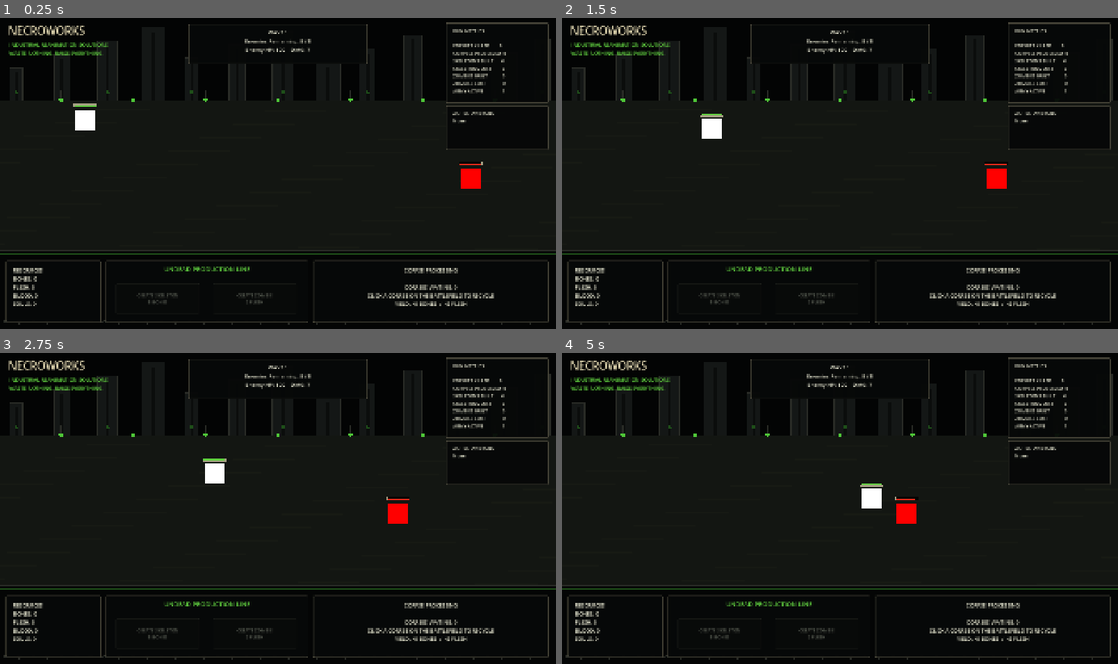
Above: before the commit, frames 1-4 (two rows, left to right).
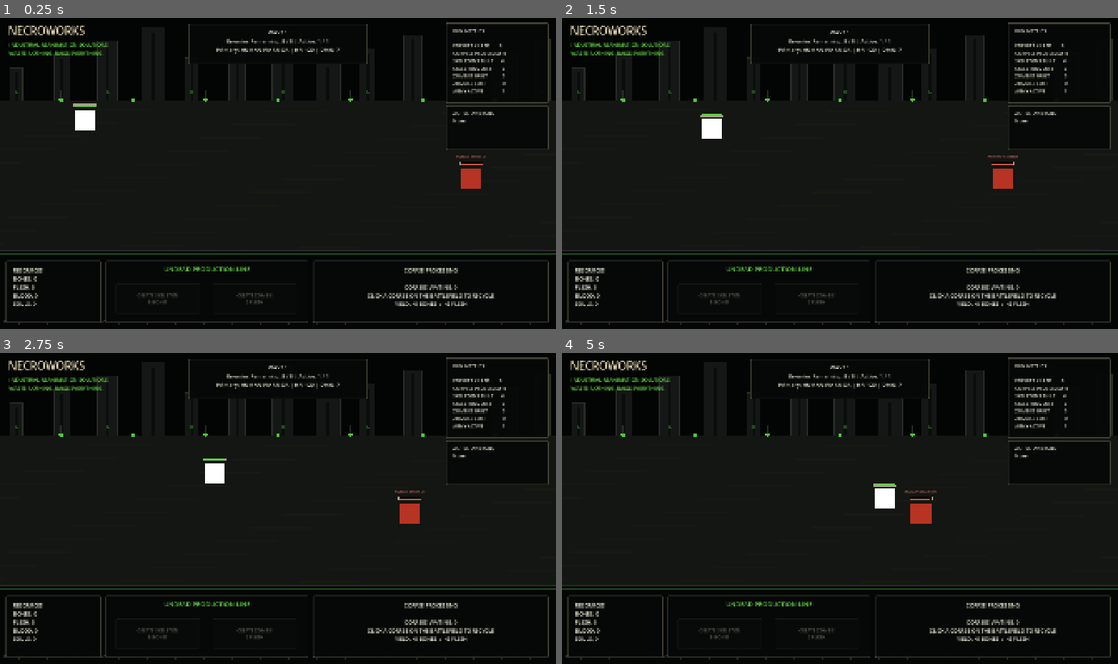
Above: after the commit, the same moments.

Repository: luizfelippe-dev/NecroWorks
Game: Godot game, scene res://main.tscn
The game is run twice, just before and just after one commit, with the same random seed, the same clock (stepped at 60 frames per second) and the same inputs.
Inputs:
- Up to frame 1 (0.25 s): no input
- Up to frame 2 (1.5 s): tap A at 0.5, 1.25 s
- Up to frame 3 (2.75 s): tap A at 2 s
- Up to frame 4 (5 s): tap A at 2.75, 3.5, 4.25 s

The runs differ from the first frame. In frame 1, 0.6% of the frame differs, in the area x 38-88%, y 6-55%; in frame 2, 0.7%; in frame 3, 0.8%; in frame 4, 1.2%, in the area x 38-68%, y 6-55%.

Commit message:
feat: add scalable living enemy squads
Track simultaneous enemies with independent combat stats and health bars. Introduce Human Warrior, Mage, and Elf archetypes through a staged wave rotation while preserving the single Foreman boss encounter. Document the new difficulty curve, architecture, enemy direction, and deferred lore pillars.

Diff:
--- a/main.gd
+++ b/main.gd
@@ -30,6 +30,12 @@
 const UNIT_HEALTH_BAR_SCRIPT: Script = preload(
 	"res://scripts/ui/unit_health_bar.gd"
 )
+const ENEMY_WAVE_POLICY: Script = preload(
+	"res://scripts/game/enemy_wave_policy.gd"
+)
+const ENEMY_ARCHETYPE_CATALOG: Script = preload(
+	"res://scripts/game/enemy_archetype_catalog.gd"
+)
 
 
 # =========================================================
@@ -184,15 +190,18 @@
 	attacking_zombie: Node2D
 ) -> void:
 
-	if not is_instance_valid(enemy):
-		return
-
-
-	enemy_hp -= zombie_damage
-	update_unit_health_bar(
-		enemy,
-		enemy_hp,
-		enemy_max_hp
+	var target_enemy: Node2D = get_closest_enemy_to_unit(
+		attacking_zombie
+	)
+
+
+	if target_enemy == null:
+		return
+
+
+	var remaining_hp: int = apply_damage_to_enemy(
+		target_enemy,
+		zombie_damage
 	)
 
 
@@ -225,10 +234,14 @@
 
 	print(
 		"ZOMBIE ATACOU! | Enemy HP: ",
-		enemy_hp,
+		remaining_hp,
 		" | Zombies vivos: ",
 		zombies.size()
 	)
+
+
+	if remaining_hp <= 0:
+		kill_enemy(target_enemy)
 
 
 func kill_zombie(
@@ -365,6 +378,16 @@
 # =========================================================
 
 var enemy: Node2D = null
+var enemies: Array[Node2D] = []
+var enemy_hps: Dictionary = {}
+var enemy_max_hps: Dictionary = {}
+var enemy_damages: Dictionary = {}
+var enemy_speeds: Dictionary = {}
+var enemy_attack_cooldowns: Dictionary = {}
+var enemy_attack_ranges: Dictionary = {}
+var enemy_attack_timers: Dictionary = {}
+var enemy_lane_offsets: Dictionary = {}
+var enemy_types: Dictionary = {}
 
 const ENEMY_SPAWN_POSITION: Vector2 = Vector2(
 	1650.0,
@@ -423,6 +446,8 @@
 
 var enemies_total_this_wave: int = 0
 var enemies_defeated_this_wave: int = 0
+var enemies_spawned_this_wave: int = 0
+var enemy_refill_scheduled: bool = false
 
 var wave_in_progress: bool = false
 var wave_transition_in_progress: bool = false
@@ -735,7 +760,11 @@
 		return
 
 
-	if not is_instance_valid(enemy):
+	cleanup_invalid_enemies()
+	refresh_primary_enemy()
+
+
+	if enemies.is_empty():
 		return
 
 
@@ -746,12 +775,6 @@
 	# =====================================================
 	# COOLDOWNS
 	# =====================================================
-
-	enemy_attack_timer = maxf(
-		enemy_attack_timer - delta,
-		0.0
-	)
-
 
 	if boss_active:
 
@@ -824,57 +847,79 @@
 
 
 	# =====================================================
-	# ENEMY PERSEGUE O UNDEAD MAIS PRÓXIMO
+	# GRUPO DE ENEMIES PERSEGUE A FORMAÇÃO
 	# =====================================================
 
-	var closest_undead: Node2D = (
-		get_closest_undead_to_enemy()
-	)
-
-
-	if closest_undead == null:
-		return
-
-
-	var distance_to_undead: float = absf(
-		enemy.position.x
-		- closest_undead.position.x
-	)
-
-
-	enemy.position.y = ENEMY_LANE_Y
-
-
-	if distance_to_undead > enemy_attack_range:
-
-		var next_enemy_x: float = move_toward(
-			enemy.position.x,
-			closest_undead.position.x,
-			enemy_speed * delta
-		)
-
-
-		next_enemy_x = clampf(
-			next_enemy_x,
-			ENEMY_MIN_X,
-			ENEMY_MAX_X
-		)
-
-
-		enemy.position.x = next_enemy_x
-
-	else:
-
-		if enemy_attack_timer <= 0.0:
+	for current_enemy: Node2D in enemies.duplicate():
+
+		if not is_instance_valid(current_enemy):
+			continue
+
+
+		var closest_undead: Node2D = (
+			get_closest_undead_to_enemy(current_enemy)
+		)
+
+
+		if closest_undead == null:
+			continue
+
+
+		var current_attack_timer: float = float(
+			enemy_attack_timers.get(current_enemy, 0.0)
+		)
+		current_attack_timer = maxf(
+			current_attack_timer - delta,
+			0.0
+		)
+		enemy_attack_timers[current_enemy] = current_attack_timer
+
+
+		var lane_offset: float = float(
+			enemy_lane_offsets.get(current_enemy, 0.0)
+		)
+		current_enemy.position.y = ENEMY_LANE_Y + lane_offset
+		var current_attack_range: float = float(
+			enemy_attack_ranges.get(current_enemy, enemy_attack_range)
+		)
+		var current_speed: float = float(
+			enemy_speeds.get(current_enemy, enemy_speed)
+		)
+
+
+		var distance_to_undead: float = absf(
+			current_enemy.position.x
+			- closest_undead.position.x
+		)
+
+
+		if distance_to_undead > current_attack_range:
+
+			var next_enemy_x: float = move_toward(
+				current_enemy.position.x,
+				closest_undead.position.x,
+				current_speed * delta
+			)
+			current_enemy.position.x = clampf(
+				next_enemy_x,
+				ENEMY_MIN_X,
+				ENEMY_MAX_X
+			)
+
+		elif current_attack_timer <= 0.0:
 
 			damage_undead(
 				closest_undead,
-				enemy_damage,
-				"ENEMY"
-			)
-
-			enemy_attack_timer = (
-				enemy_attack_cooldown
+				int(enemy_damages.get(current_enemy, enemy_damage)),
+				str(enemy_types.get(current_enemy, "ENEMY")).to_upper()
+			)
+			enemy_attack_timers[current_enemy] = (
+				float(
+					enemy_attack_cooldowns.get(
+						current_enemy,
+						enemy_attack_cooldown
+					)
+				)
 			)
 
 
@@ -945,13 +990,6 @@
 				)
 
 
-				if enemy_hp <= 0:
-
-					kill_enemy()
-
-					return
-
-
 	# =====================================================
 	# ZOMBIE COMBAT
 	# =====================================================
@@ -1015,13 +1053,6 @@
 				)
 
 
-				if enemy_hp <= 0:
-
-					kill_enemy()
-
-					return
-
-
 # =========================================================
 # WAVES
 # =========================================================
@@ -1040,6 +1071,18 @@
 	)
 
 	enemies_defeated_this_wave = 0
+	enemies_spawned_this_wave = 0
+	enemy_refill_scheduled = false
+	enemies.clear()
+	enemy_hps.clear()
+	enemy_max_hps.clear()
+	enemy_damages.clear()
+	enemy_speeds.clear()
+	enemy_attack_cooldowns.clear()
+	enemy_attack_ranges.clear()
+	enemy_attack_timers.clear()
+	enemy_lane_offsets.clear()
+	enemy_types.clear()
 
 	boss_active = is_boss_wave(
 		current_wave
@@ -1089,9 +1132,9 @@
 	)
 
 	print(
-		"Enemy HP: ",
+		"Base Enemy HP: ",
 		enemy_max_hp,
-		" | Damage: ",
+		" | Base Damage: ",
 		enemy_damage
 	)
 
@@ -1100,27 +1143,9 @@
 
 	if is_instance_valid(existing_enemy):
 
-		enemy = existing_enemy
-
-		enemy.position = (
-			ENEMY_SPAWN_POSITION
-		)
-
-		enemy_hp = enemy_max_hp
-
-		enemy_attack_timer = 0.0
-
-		ensure_unit_visual(
-			enemy,
-			get_current_enemy_color()
-		)
-
-		update_current_enemy_visual_size()
-		ensure_enemy_health_bar()
-
-	else:
-
-		spawn_enemy()
+		register_enemy(existing_enemy)
+
+	fill_enemy_group()
 
 
 	update_wave_ui()
@@ -1239,6 +1264,292 @@
 
 
 	return remaining
+
+
+func get_max_simultaneous_enemies() -> int:
+
+	return int(
+		ENEMY_WAVE_POLICY.get_max_simultaneous_enemies(
+			current_wave,
+			BOSS_WAVE
+		)
+	)
+
+
+func cleanup_invalid_enemies() -> void:
+
+	var valid_enemies: Array[Node2D] = []
+
+
+	for current_enemy: Node2D in enemies:
+
+		if is_instance_valid(current_enemy):
+			valid_enemies.append(current_enemy)
+			continue
+
+
+		enemy_hps.erase(current_enemy)
+		enemy_max_hps.erase(current_enemy)
+		enemy_damages.erase(current_enemy)
+		enemy_speeds.erase(current_enemy)
+		enemy_attack_cooldowns.erase(current_enemy)
+		enemy_attack_ranges.erase(current_enemy)
+		enemy_attack_timers.erase(current_enemy)
+		enemy_lane_offsets.erase(current_enemy)
+		enemy_types.erase(current_enemy)
+
+
+	enemies = valid_enemies
+
+
+func refresh_primary_enemy() -> void:
+
+	if is_instance_valid(enemy) and enemies.has(enemy):
+		enemy_hp = int(enemy_hps.get(enemy, enemy_hp))
+		enemy_attack_timer = float(
+			enemy_attack_timers.get(enemy, 0.0)
+		)
+		return
+
+
+	enemy = null
+	var closest_x: float = INF
+
+
+	for current_enemy: Node2D in enemies:
+
+		if not is_instance_valid(current_enemy):
+			continue
+
+
+		if current_enemy.position.x < closest_x:
+			closest_x = current_enemy.position.x
+			enemy = current_enemy
+
+
+	if is_instance_valid(enemy):
+		enemy_hp = int(enemy_hps.get(enemy, enemy_max_hp))
+		enemy_attack_timer = float(
+			enemy_attack_timers.get(enemy, 0.0)
+		)
+
+
+func get_closest_enemy_to_unit(
+	unit: Node2D
+) -> Node2D:
+
+	if not is_instance_valid(unit):
+		return null
+
+
+	var closest_enemy: Node2D = null
+	var closest_distance: float = INF
+
+
+	for current_enemy: Node2D in enemies:
+
+		if not is_instance_valid(current_enemy):
+			continue
+
+
+		var distance: float = unit.position.distance_squared_to(
+			current_enemy.position
+		)
+
+
+		if distance < closest_distance:
+			closest_distance = distance
+			closest_enemy = current_enemy
+
+
+	return closest_enemy
+
+
+func apply_damage_to_enemy(
+	target_enemy: Node2D,
+	damage_amount: int
+) -> int:
+
+	if not is_instance_valid(target_enemy):
+		return 0
+
+
+	if not enemy_hps.has(target_enemy):
+		return 0
+
+
+	var remaining_hp: int = int(enemy_hps[target_enemy])
+	remaining_hp -= damage_amount
+	enemy_hps[target_enemy] = remaining_hp
+
+
+	if target_enemy == enemy:
+		enemy_hp = remaining_hp
+
+
+	update_unit_health_bar(
+		target_enemy,
+		remaining_hp,
+		int(enemy_max_hps.get(target_enemy, enemy_max_hp))
+	)
+
+
+	return remaining_hp
+
+
+func get_free_enemy_lane_offset() -> float:
+
+	var lane_options: Array[float] = [
+		0.0,
+		-100.0,
+		100.0,
+		-200.0,
+		200.0
+	]
+
+
+	for lane_offset: float in lane_options:
+
+		if not enemy_lane_offsets.values().has(lane_offset):
+			return lane_offset
+
+
+	return 0.0
+
+
+func register_enemy(new_enemy: Node2D) -> void:
+
+	if not is_instance_valid(new_enemy):
+		return
+
+
+	if enemies.has(new_enemy):
+		return
+
+
+	var lane_offset: float = get_free_enemy_lane_offset()
+	var archetype: Dictionary = ENEMY_ARCHETYPE_CATALOG.get_archetype(
+		current_wave,
+		enemies_spawned_this_wave,
+		BOSS_WAVE
+	)
+	var archetype_id: String = str(archetype.get("id", "human_warrior"))
+	var display_name: String = str(
+		archetype.get("display_name", "HUMAN WARRIOR")
+	)
+	var maximum_hp: int = maxi(
+		1,
+		int(
+			round(
+				float(enemy_max_hp)
+				* float(archetype.get("hp_multiplier", 1.0))
+			)
+		)
+	)
+	var attack_damage: int = maxi(
+		1,
+		int(
+			round(
+				float(enemy_damage)
+				* float(archetype.get("damage_multiplier", 1.0))
+			)
+		)
+	)
+	var movement_speed: float = (
+		enemy_speed
+		* float(archetype.get("speed_multiplier", 1.0))
+	)
+	var visual_color: Color = archetype.get(
+		"color",
+		get_current_enemy_color()
+	) as Color
+
+
+	if is_elite_wave(current_wave):
+		visual_color = visual_color.lerp(
+			ELITE_ENEMY_COLOR,
+			0.45
+		)
+
+
+	new_enemy.position = Vector2(
+		ENEMY_SPAWN_POSITION.x,
+		ENEMY_LANE_Y + lane_offset
+	)
+	ensure_unit_visual(
+		new_enemy,
+		visual_color
+	)
+
+
+	enemies.append(new_enemy)
+	enemy_hps[new_enemy] = maximum_hp
+	enemy_max_hps[new_enemy] = maximum_hp
+	enemy_damages[new_enemy] = attack_damage
+	enemy_speeds[new_enemy] = movement_speed
+	enemy_attack_cooldowns[new_enemy] = float(
+		archetype.get("cooldown", enemy_attack_cooldown)
+	)
+	enemy_attack_ranges[new_enemy] = float(
+		archetype.get("attack_range", enemy_attack_range)
+	)
+	enemy_attack_timers[new_enemy] = 0.0
+	enemy_lane_offsets[new_enemy] = lane_offset
+	enemy_types[new_enemy] = archetype_id
+	enemies_spawned_this_wave += 1
+
+
+	if not is_instance_valid(enemy):
+		enemy = new_enemy
+
+
+	update_current_enemy_visual_size(new_enemy)
+	ensure_enemy_health_bar(new_enemy)
+	ensure_enemy_identity_label(
+		new_enemy,
+		display_name,
+		visual_color
+	)
+	refresh_primary_enemy()
+
+
+func fill_enemy_group() -> void:
+
+	cleanup_invalid_enemies()
+
+
+	while (
+		wave_in_progress
+		and enemies.size() < get_max_simultaneous_enemies()
+		and enemies_spawned_this_wave < enemies_total_this_wave
+	):
+
+		spawn_enemy()
+
+
+	update_wave_ui()
+	update_debug_ui()
+
+
+func schedule_enemy_refill() -> void:
+
+	if enemy_refill_scheduled:
+		return
+
+
+	enemy_refill_scheduled = true
+
+
+	await get_tree().create_timer(
+		enemy_spawn_delay
+	).timeout
+
+
+	enemy_refill_scheduled = false
+
+
+	if wave_in_progress:
+		fill_enemy_group()
 
 
 # =========================================================
@@ -1530,9 +1841,11 @@
 	return units
 
 
-func get_closest_undead_to_enemy() -> Node2D:
-
-	if not is_instance_valid(enemy):
+func get_closest_undead_to_enemy(
+	source_enemy: Node2D = enemy
+) -> Node2D:
+
+	if not is_instance_valid(source_enemy):
 		return null
 
 
@@ -1544,7 +1857,7 @@
 	for current_undead: Node2D in get_all_undead_units():
 
 		var horizontal_distance: float = absf(
-			enemy.position.x
+			source_enemy.position.x
 			- current_undead.position.x
 		)
 
@@ -1694,11 +2007,19 @@
 	attacking_skeleton: Node2D
 ) -> void:
 
-	if not is_instance_valid(enemy):
-		return
-
-
-	enemy_hp -= skeleton_damage
+	var target_enemy: Node2D = get_closest_enemy_to_unit(
+		attacking_skeleton
+	)
+
+
+	if target_enemy == null:
+		return
+
+
+	var remaining_hp: int = apply_damage_to_enemy(
+		target_enemy,
+		skeleton_damage
+	)
 
 
 	var double_strike_triggered: bool = false
@@ -1708,21 +2029,17 @@
 		has_synergy(
 			SYNERGY_OVERCLOCKED_OSSUARY
 		)
-		and enemy_hp > 0
+		and remaining_hp > 0
 		and randf()
 		< OVERCLOCK_DOUBLE_STRIKE_CHANCE
 	):
 
-		enemy_hp -= skeleton_damage
+		remaining_hp = apply_damage_to_enemy(
+			target_enemy,
+			skeleton_damage
+		)
 
 		double_strike_triggered = true
-
-
-	update_unit_health_bar(
-		enemy,
-		enemy_hp,
-		enemy_max_hp
-	)
 
 
 	skeleton_attack_timers[
@@ -1732,7 +2049,7 @@
 
 	print(
 		"SKELETON ATACOU! | Enemy HP: ",
-		enemy_hp,
+		remaining_hp,
 		" | Skeletons vivos: ",
 		skeletons.size()
 	)
@@ -1745,6 +2062,10 @@
 			skeleton_damage,
 			" damage."
 		)
+
+
+	if remaining_hp <= 0:
+		kill_enemy(target_enemy)
 
 
 # =========================================================
@@ -1856,6 +2177,7 @@
 			and final_service_damage > 0
 			and is_instance_valid(enemy)
 		):
+			var second_shift_target: Node2D = enemy
 
 			var second_shift_damage: int = int(
 				round(
@@ -1870,11 +2192,9 @@
 				second_shift_damage = 1
 
 
-			enemy_hp -= second_shift_damage
-			update_unit_health_bar(
-				enemy,
-				enemy_hp,
-				enemy_max_hp
+			var remaining_enemy_hp: int = apply_damage_to_enemy(
+				second_shift_target,
+				second_shift_damage
 			)
 
 
@@ -1882,17 +2202,17 @@
 				"SECOND SHIFT! O Skeleton reviveu e ainda causou ",
 				second_shift_damage,
 				" damage. | Enemy HP: ",
-				enemy_hp
-			)
-
-
-			if enemy_hp <= 0:
+				remaining_enemy_hp
+			)
+
+
+			if remaining_enemy_hp <= 0:
 
 				print(
 					"SECOND SHIFT MATOU O ENEMY!"
 				)
 
-				kill_enemy()
+				kill_enemy(second_shift_target)
 
 
 		update_bones_ui()
@@ -1914,18 +2234,18 @@
 	# -----------------------------------------------------
 
 	var final_service_killed_enemy: bool = false
+	var final_service_target: Node2D = null
 
 
 	if (
 		final_service_damage > 0
 		and is_instance_valid(enemy)
 	):
-
-		enemy_hp -= final_service_damage
-		update_unit_health_bar(
-			enemy,
-			enemy_hp,
-			enemy_max_hp
+		final_service_target = enemy
+
+		var remaining_enemy_hp: int = apply_damage_to_enemy(
+			final_service_target,
+			final_service_damage
 		)
 
 
@@ -1933,11 +2253,11 @@
 			"FINAL SERVICE! ",
 			final_service_damage,
 			" de dano. | Enemy HP: ",
-			enemy_hp
-		)
-
-
-		if enemy_hp <= 0:
+			remaining_enemy_hp
+		)
+
+
+		if remaining_enemy_hp <= 0:
 			final_service_killed_enemy = true
 
 
@@ -2015,16 +2335,20 @@
 			"FINAL SERVICE MATOU O ENEMY!"
 		)
 
-		kill_enemy()
+		kill_enemy(final_service_target)
 
 
 # =========================================================
 # MATAR ENEMY / PROGREDIR WAVE
 # =========================================================
 
-func kill_enemy() -> void:
-
-	if not is_instance_valid(enemy):
+func kill_enemy(target_enemy: Node2D = enemy) -> void:
+
+	if not is_instance_valid(target_enemy):
+		return
+
+
+	if not enemies.has(target_enemy):
 		return
 
 
@@ -2048,7 +2372,7 @@
 		print("")
 
 
-	var dead_enemy: Node2D = enemy
+	var dead_enemy: Node2D = target_enemy
 
 
 	var death_position: Vector2 = (
@@ -2056,7 +2380,20 @@
 	)
 
 
-	enemy = null
+	enemies.erase(dead_enemy)
+	enemy_hps.erase(dead_enemy)
+	enemy_max_hps.erase(dead_enemy)
+	enemy_damages.erase(dead_enemy)
+	enemy_speeds.erase(dead_enemy)
+	enemy_attack_cooldowns.erase(dead_enemy)
+	enemy_attack_ranges.erase(dead_enemy)
+	enemy_attack_timers.erase(dead_enemy)
+	enemy_lane_offsets.erase(dead_enemy)
+	enemy_types.erase(dead_enemy)
+
+
+	if dead_enemy == enemy:
+		enemy = null
 
 
 	if defeated_boss:
@@ -2070,6 +2407,7 @@
 
 
 	dead_enemy.queue_free()
+	refresh_primary_enemy()
 
 
 	enemies_defeated_this_wave += 1
@@ -2137,27 +2475,17 @@
 
 
 	# =====================================================
-	# PRÓXIMO ENEMY DA MESMA WAVE
+	# REPÕE O GRUPO ATIVO DA MESMA WAVE
 	# =====================================================
 
 	print(
-		"PRÓXIMO INIMIGO EM ",
+		"REFORÇO INIMIGO EM ",
 		enemy_spawn_delay,
 		" SEGUNDOS..."
 	)
 
 
-	await get_tree().create_timer(
-		enemy_spawn_delay
-	).timeout
-
-
-	if (
-		wave_in_progress
-		and not is_instance_valid(enemy)
-	):
-
-		spawn_enemy()
+	schedule_enemy_refill()
 
 
 # =========================================================
@@ -2170,7 +2498,14 @@
 		return
 
 
-	if is_instance_valid(enemy):
+	cleanup_invalid_enemies()
+
+
+	if enemies.size() >= get_max_simultaneous_enemies():
+		return
+
+
+	if enemies_spawned_this_wave >= enemies_total_this_wave:
 		return
 
 
@@ -2200,25 +2535,7 @@
 	)
 
 
-	new_enemy.position = (
-		ENEMY_SPAWN_POSITION
-	)
-
-
-	ensure_unit_visual(
-		new_enemy,
-		get_current_enemy_color()
-	)
-
-
-	enemy = new_enemy
-
-	update_current_enemy_visual_size()
-
-	enemy_hp = enemy_max_hp
-	ensure_enemy_health_bar()
-
-	enemy_attack_timer = 0.0
+	register_enemy(new_enemy)
 
 
 	print(
@@ -2228,10 +2545,12 @@
 	print(
 		"Wave: ",
 		current_wave,
+		" | Type: ",
+		str(enemy_types.get(new_enemy, "enemy")),
 		" | Enemy HP: ",
-		enemy_hp,
+		int(enemy_max_hps.get(new_enemy, enemy_max_hp)),
 		" | Damage: ",
-		enemy_damage
+		int(enemy_damages.get(new_enemy, enemy_damage))
 	)
 
 
@@ -2243,14 +2562,16 @@
 # BOSS
 # =========================================================
 
-func update_current_enemy_visual_size() -> void:
-
-	if not is_instance_valid(enemy):
+func update_current_enemy_visual_size(
+	target_enemy: Node2D = enemy
+) -> void:
+
+	if not is_instance_valid(target_enemy):
 		return
 
 
 	var visual_node: Node = (
-		enemy.get_node_or_null(
+		target_enemy.get_node_or_null(
 			"DebugVisual"
 		)
 	)
@@ -2851,14 +3172,23 @@
 	)
 
 
-func ensure_enemy_health_bar() -> void:
-
-	if not is_instance_valid(enemy):
+func ensure_enemy_health_bar(
+	target_enemy: Node2D = enemy
+) -> void:
+
+	if not is_instance_valid(target_enemy):
 		return
 
 
 	var visual_size: float = UNIT_SIZE
 	var fill_color: Color = Color(0.88, 0.16, 0.10, 1.0)
+	var enemy_visual: Polygon2D = target_enemy.get_node_or_null(
+		"DebugVisual"
+	) as Polygon2D
+
+
+	if enemy_visual != null:
+		fill_color = enemy_visual.color.lightened(0.18)
 
 
 	if boss_active:
@@ -2867,12 +3197,51 @@
 
 
 	ensure_unit_health_bar(
-		enemy,
-		enemy_max_hp,
-		enemy_hp,
+		target_enemy,
+		int(enemy_max_hps.get(target_enemy, enemy_max_hp)),
+		int(enemy_hps.get(target_enemy, enemy_max_hp)),
 		fill_color,
 		visual_size
 	)
+
+
+func ensure_enemy_identity_label(
+	target_enemy: Node2D,
+	display_name: String,
+	accent_color: Color
+) -> void:
+
+	if not is_instance_valid(target_enemy):
+		return
+
+
+	var identity_label: Label = target_enemy.get_node_or_null(
+		"IdentityLabel"
+	) as Label
+
+
+	if identity_label == null:
+		identity_label = Label.new()
+		identity_label.name = "IdentityLabel"
+		identity_label.size = Vector2(180.0, 24.0)
+		identity_label.horizontal_alignment = HORIZONTAL_ALIGNMENT_CENTER
+		identity_label.z_index = 25
+		identity_label.add_theme_font_size_override("font_size", 12)
+		identity_label.add_theme_constant_override("outline_size", 4)
+		target_enemy.add_child(identity_label)
+
+
+	var label_y: float = -82.0
+
+
+	if boss_active:
+		label_y = -126.0
+
+
+	identity_label.position = Vector2(-90.0, label_y)
+	identity_label.text = display_name
+	identity_label.add_theme_color_override("font_color", accent_color.lightened(0.30))
+	identity_label.add_theme_color_override("font_outline_color", Color(0.03, 0.03, 0.04, 0.95))
 
 
 
@@ -4627,10 +4996,16 @@
 		+ str(get_enemies_remaining())
 		+ " / "
 		+ str(enemies_total_this_wave)
-		+ "\nEnemy HP: "
-		+ str(enemy_max_hp)
+		+ " | Active: "
+		+ str(enemies.size())
+		+ " / "
+		+ str(get_max_simultaneous_enemies())
+		+ "\nPrimary: "
+		+ str(enemy_types.get(enemy, "enemy")).replace("_", " ").to_upper()
+		+ " | HP: "
+		+ str(int(enemy_max_hps.get(enemy, enemy_max_hp)))
 		+ " | DMG: "
-		+ str(enemy_damage)
+		+ str(int(enemy_damages.get(enemy, enemy_damage)))
 	)
 
 
@@ -4999,7 +5374,11 @@
 	if is_instance_valid(enemy):
 
 		enemy_text = (
-			str(enemy_hp)
+			str(enemies.size())
+			+ " ACTIVE | "
+			+ str(enemy_types.get(enemy, "enemy")).to_upper()
+			+ ": "
+			+ str(enemy_hp)
 			+ " HP"
 		)
 
--- /dev/null
+++ b/scripts/game/enemy_archetype_catalog.gd
@@ -0,0 +1,83 @@
+extends RefCounted
+
+
+const WARRIOR: Dictionary = {
+	"id": "human_warrior",
+	"display_name": "HUMAN WARRIOR",
+	"hp_multiplier": 1.20,
+	"damage_multiplier": 1.00,
+	"speed_multiplier": 0.85,
+	"cooldown": 0.85,
+	"attack_range": 135.0,
+	"color": Color(0.72, 0.20, 0.14, 1.0)
+}
+
+const MAGE: Dictionary = {
+	"id": "mage",
+	"display_name": "MAGE",
+	"hp_multiplier": 0.72,
+	"damage_multiplier": 1.40,
+	"speed_multiplier": 0.75,
+	"cooldown": 1.25,
+	"attack_range": 340.0,
+	"color": Color(0.33, 0.30, 0.82, 1.0)
+}
+
+const ELF: Dictionary = {
+	"id": "elf",
+	"display_name": "ELF SKIRMISHER",
+	"hp_multiplier": 0.85,
+	"damage_multiplier": 1.05,
+	"speed_multiplier": 1.45,
+	"cooldown": 0.55,
+	"attack_range": 190.0,
+	"color": Color(0.18, 0.67, 0.43, 1.0)
+}
+
+const FOREMAN: Dictionary = {
+	"id": "foreman",
+	"display_name": "THE FOREMAN",
+	"hp_multiplier": 1.00,
+	"damage_multiplier": 1.00,
+	"speed_multiplier": 1.00,
+	"cooldown": 0.70,
+	"attack_range": 135.0,
+	"color": Color(0.42, 0.08, 0.55, 1.0)
+}
+
+
+static func get_archetype(
+	wave_number: int,
+	spawn_index: int,
+	boss_wave: int
+) -> Dictionary:
+
+	if wave_number == boss_wave:
+		return FOREMAN.duplicate(true)
+
+
+	if wave_number < 8:
+		return WARRIOR.duplicate(true)
+
+
+	if wave_number < 11:
+
+		if spawn_index % 3 == 2:
+			return MAGE.duplicate(true)
+
+
+		return WARRIOR.duplicate(true)
+
+
+	var rotation_index: int = spawn_index % 3
+
+
+	if rotation_index == 1:
+		return MAGE.duplicate(true)
+
+
+	if rotation_index == 2:
+		return ELF.duplicate(true)
+
+
+	return WARRIOR.duplicate(true)
--- /dev/null
+++ b/scripts/game/enemy_wave_policy.gd
@@ -0,0 +1,29 @@
+extends RefCounted
+
+
+static func get_max_simultaneous_enemies(
+	wave_number: int,
+	boss_wave: int
+) -> int:
+
+	if wave_number == boss_wave:
+		return 1
+
+
+	if wave_number >= 18:
+		return 5
+
+
+	if wave_number >= 14:
+		return 4
+
+
+	if wave_number >= 10:
+		return 3
+
+
+	if wave_number >= 6:
+		return 2
+
+
+	return 1
Not shown, added: scripts/game/enemy_archetype_catalog.gd.uid
Not shown, added: scripts/game/enemy_wave_policy.gd.uid
Not shown, changed: CHANGELOG.md
Not shown, changed: docs/AI_HANDOFF.md
Not shown, changed: docs/ARCHITECTURE.md
Not shown, changed: docs/CODE_AUDIT.md
Not shown, changed: docs/DECISIONS.md
Not shown, changed: docs/GAME_DESIGN.md
Not shown, changed: docs/ROADMAP.md
